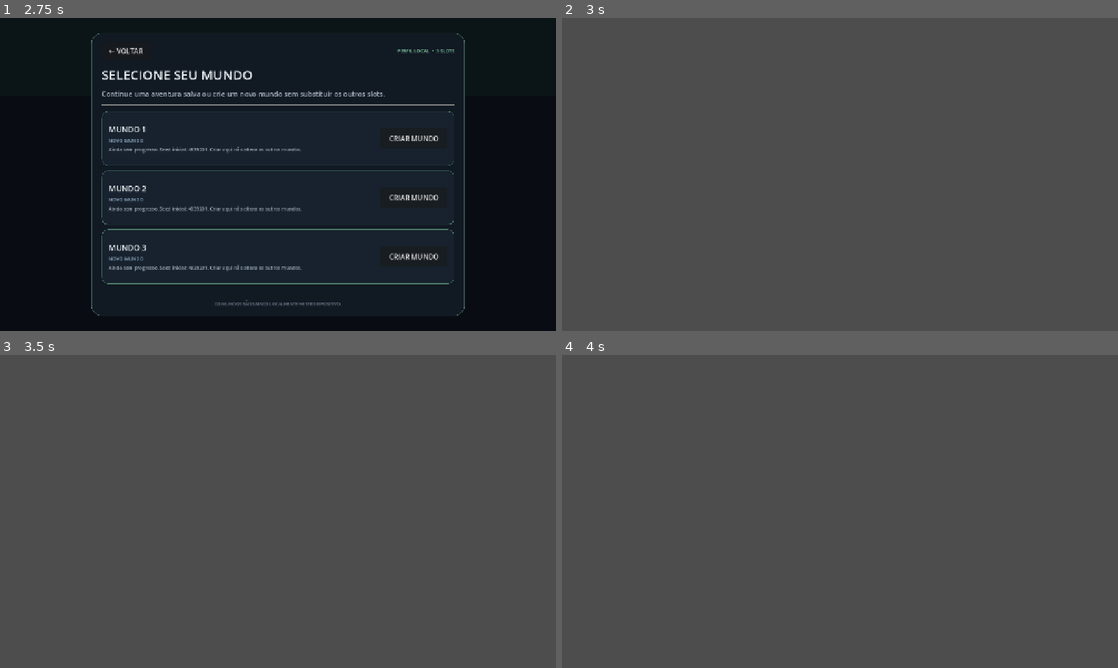
Above: before the commit, frames 1-4 (two rows, left to right).
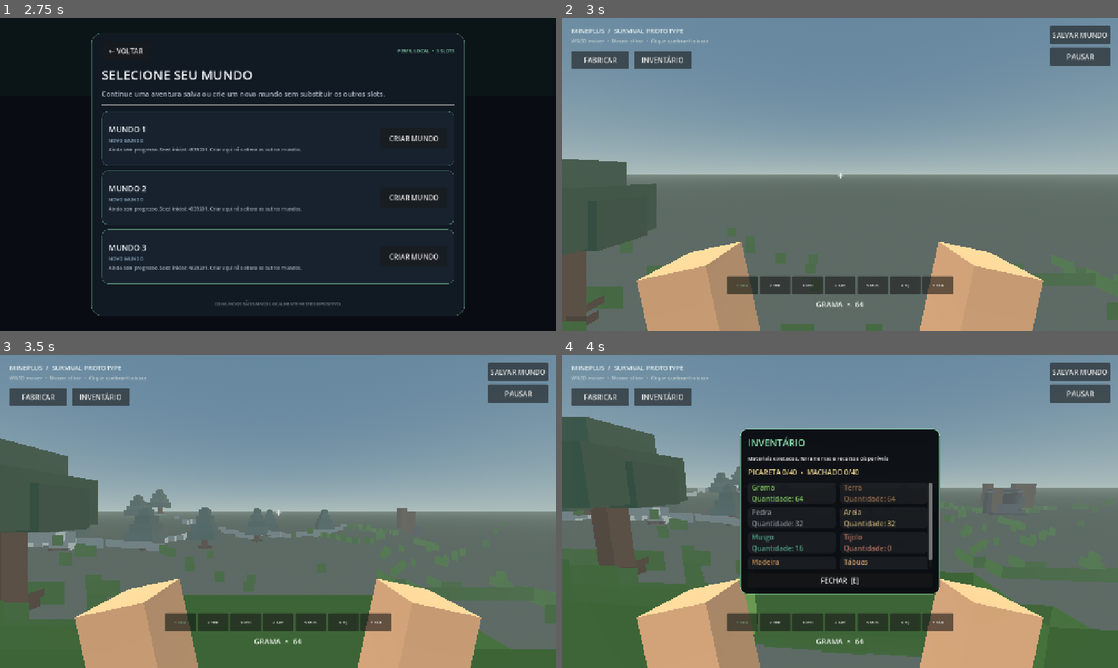
Above: after the commit, the same moments.

Repository: theolauria26-gif/MINEPLUS-PS4
Game: Godot game, scene res://scenes/main_menu.tscn
The game is run twice, just before and just after one commit, with the same random seed, the same clock (stepped at 60 frames per second) and the same inputs.
Inputs (mouse positions are in pixels of both pictures, inside the frame that each line leads up to):
- Up to frame 1 (2.75 s): click "JOGAR" at 0.5 s; click "← VOLTAR" at 1.25 s; click "JOGAR" at 2 s
- Up to frame 2 (3 s): click "CRIAR MUNDO" at 2.75 s
- Up to frame 3 (3.5 s): no input
- Up to frame 4 (4 s): tap Enter at 3.5 s; move the mouse to (962, 495) at 3.52 s; hold D (move_right) from 3.53 s (still down); tap E at 3.6 s; click (962, 495) at 3.67 s; tap Space (jump) at 3.77 s

Frame 1 is identical in both runs. In frame 2, 91% of the frame differs, in the area x 0-100%, y 0-100%; in frame 3, 85%; in frame 4, 83%.
Error before the commit: Parse Error: Identifier "UNload_radius" not declared in the current scope. (res://scripts/chunk_streamer.gd:58)

Commit message:
Correct dynamic chunk unload radius references

Diff:
--- a/scripts/chunk_streamer.gd
+++ b/scripts/chunk_streamer.gd
@@ -55,7 +55,7 @@
 		pending_chunks.append(key)
 		queued_chunks[key] = true
 	for key in chunks.keys():
-		if not wanted.has(key) and maxi(abs(key.x - center.x), abs(key.y - center.y)) > UNload_radius:
+		if not wanted.has(key) and maxi(abs(key.x - center.x), abs(key.y - center.y)) > unload_radius:
 			var node: Node3D = chunks[key]
 			chunks.erase(key)
 			_recycle_chunk(node)
@@ -68,7 +68,7 @@
 	# Descarta trabalho obsoleto quando o jogador atravessa o mapa rapidamente.
 	var keep_queue: Array[Vector2i] = []
 	for pending in pending_chunks:
-		if maxi(abs(pending.x - center.x), abs(pending.y - center.y)) <= UNload_radius:
+		if maxi(abs(pending.x - center.x), abs(pending.y - center.y)) <= unload_radius:
 			keep_queue.append(pending)
 		else:
 			queued_chunks.erase(pending)
